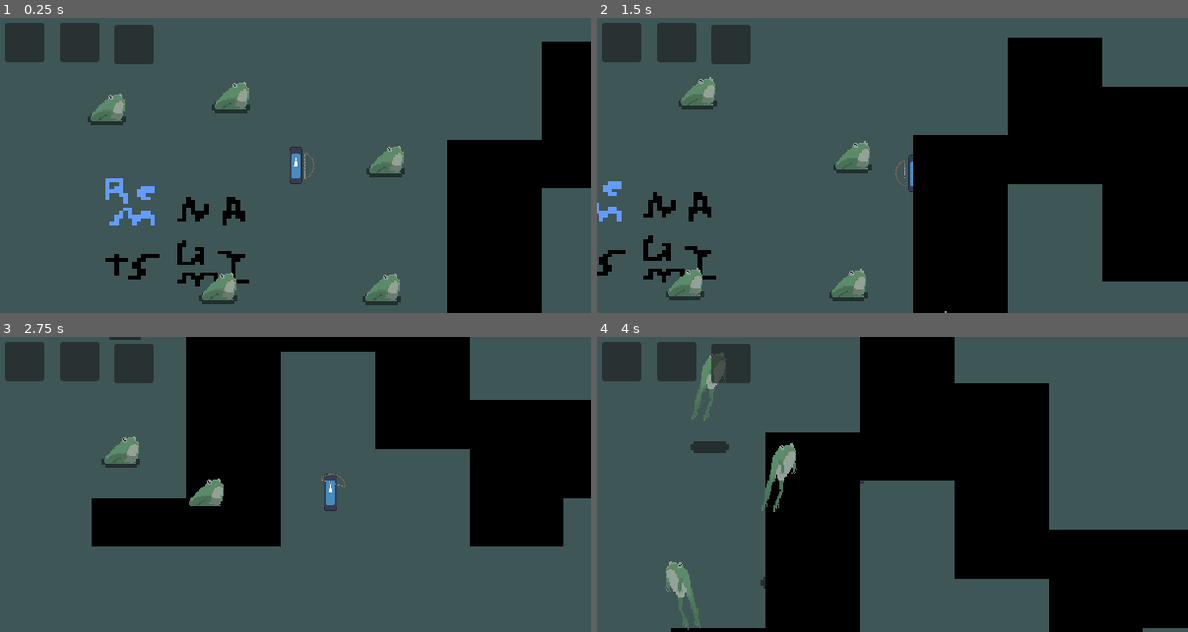
Above: before the commit, frames 1-4 (two rows, left to right).
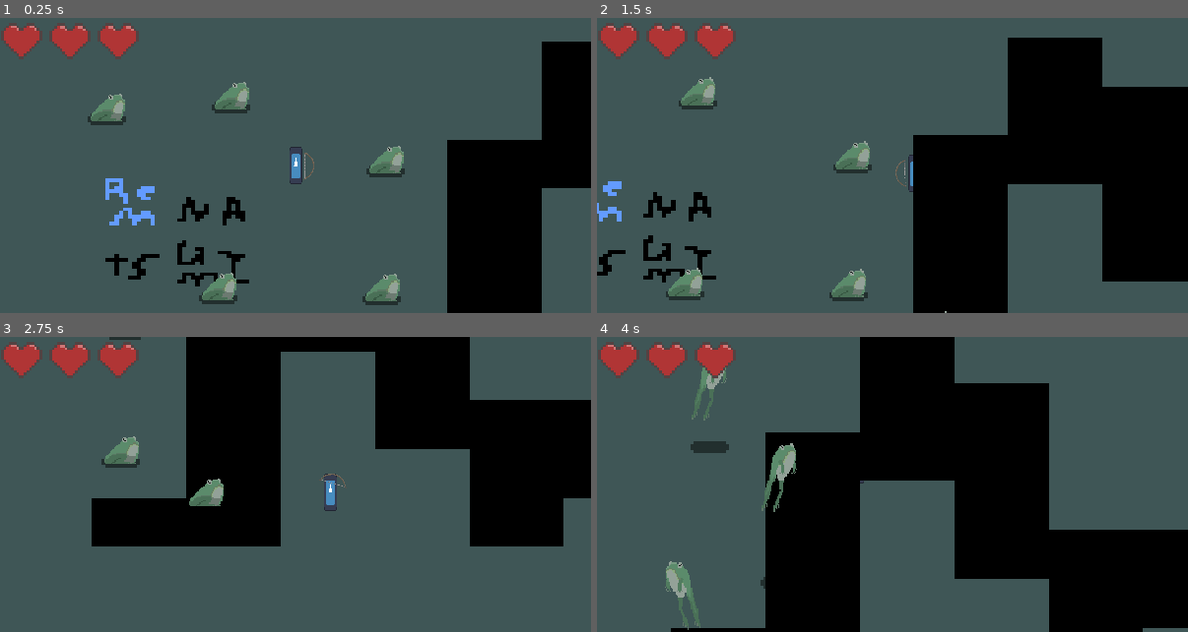
Above: after the commit, the same moments.

Repository: arrowira/miniJam200
Game: Godot game, scene res://Scenes/main.tscn
Same seed, same stepped clock (60 frames per second), same inputs: the game is played once before the commit and once after it. The engine's default icon, where the game draws it, is replaced by a stand-in: a white triangle on a blue panel in a dark square.
Inputs (mouse positions are in pixels of both pictures, inside the frame that each line leads up to):
- Up to frame 1 (0.25 s): no input
- Up to frame 2 (1.5 s): tap Enter at 0.5 s; move the mouse to (1022, 150) at 0.52 s; hold D (Right) 0.53-1.28 s; tap Shift (Dash) at 0.6 s; click (1022, 150) at 0.67 s; move the mouse to (774, 180) at 1.27 s; hold S (Down) from 1.28 s (still down); click (774, 180) at 1.35 s
- Up to frame 3 (2.75 s): move the mouse to (354, 419) at 2.02 s; release S (Down) at 2.03 s; hold D (Right) from 2.03 s (still down); tap Shift (Dash) at 2.1 s
- Up to frame 4 (4 s): move the mouse to (862, 543) at 2.77 s; release D (Right) at 2.78 s; hold W (Up) 2.78-3.53 s; click (862, 543) at 2.85 s; move the mouse to (1069, 528) at 3.52 s; hold A (Left) from 3.53 s (still down); tap Shift (Dash) at 3.6 s

The runs differ from the first frame. In frame 1, 2.9% of the frame differs, in the area x 0-26%, y 1-16%; in frame 2, 2.9%; in frame 3, 2.9%; in frame 4, 2.9%.

Commit message:
PlayerHealth

Diff:
--- /dev/null
+++ b/minijam-200/Scenes/HealthManager.gd
@@ -0,0 +1,16 @@
+extends CanvasLayer
+
+func UpdateHealth():
+	match get_parent().get_node("Player").PlayerHealth:
+		1:
+			$Health1.frame = 0
+			$Health2.frame = 1
+			$Health3.frame = 1
+		2:
+			$Health1.frame = 0
+			$Health2.frame = 0
+			$Health3.frame = 1
+		3:
+			$Health1.frame = 0
+			$Health2.frame = 0
+			$Health3.frame = 0
--- a/minijam-200/Scenes/frog.tscn
+++ b/minijam-200/Scenes/frog.tscn
@@ -1,11 +1,11 @@
-[gd_scene load_steps=5 format=3 uid="uid://b5m003mwhajx7"]
+[gd_scene load_steps=5 format=3 uid="uid://vx2bv1y7pogc"]
 
 [ext_resource type="Script" uid="uid://bvgnvbbu3jwcn" path="res://Scripts/frog.gd" id="1_85unm"]
 [ext_resource type="Texture2D" uid="uid://bwfwr1xenfsdj" path="res://shadow-1.png.png" id="2_c3muq"]
 [ext_resource type="Texture2D" uid="uid://cg4d80juakavq" path="res://Sprites/base frog spritesheet.png" id="3_c3muq"]
 
 [sub_resource type="RectangleShape2D" id="RectangleShape2D_c3muq"]
-size = Vector2(80, 39)
+size = Vector2(59, 62.99999)
 
 [node name="frog" type="Node2D"]
 
@@ -26,7 +26,8 @@
 hframes = 2
 
 [node name="CollisionShape2D" type="CollisionShape2D" parent="frogArea2D"]
-position = Vector2(4, 83.5)
+position = Vector2(14.499995, 71.49998)
+scale = Vector2(0.9999998, 0.9999998)
 shape = SubResource("RectangleShape2D_c3muq")
 
 [node name="jumpTimer" type="Timer" parent="frogArea2D"]
--- a/minijam-200/Scenes/main.tscn
+++ b/minijam-200/Scenes/main.tscn
@@ -1,8 +1,10 @@
-[gd_scene load_steps=4 format=3 uid="uid://dqlq65abvfvhe"]
+[gd_scene load_steps=6 format=3 uid="uid://dqlq65abvfvhe"]
 
 [ext_resource type="Texture2D" uid="uid://dp4rfoifvw87i" path="res://Sprites/Background.png" id="1_bo1nx"]
 [ext_resource type="PackedScene" uid="uid://dn0wyr0nn2y2q" path="res://Scenes/Player.tscn" id="1_jjgbg"]
 [ext_resource type="PackedScene" uid="uid://vx2bv1y7pogc" path="res://Scenes/frog.tscn" id="3_8gbba"]
+[ext_resource type="Texture2D" uid="uid://ckbqcxm0gsvwm" path="res://Sprites/Health.png" id="4_jjvhh"]
+[ext_resource type="Script" uid="uid://d01kyurrhj6hq" path="res://Scenes/HealthManager.gd" id="4_kry3j"]
 
 [node name="main" type="Node2D"]
 
@@ -55,21 +57,25 @@
 position = Vector2(86, 98)
 
 [node name="CanvasLayer" type="CanvasLayer" parent="."]
+script = ExtResource("4_kry3j")
 
-[node name="Panel3" type="Panel" parent="CanvasLayer"]
-offset_left = 116.0
-offset_top = 7.0
-offset_right = 156.0
-offset_bottom = 47.0
+[node name="Health1" type="Sprite2D" parent="CanvasLayer"]
+texture_filter = 2
+position = Vector2(21.8, 20.8)
+scale = Vector2(0.13, 0.13)
+texture = ExtResource("4_jjvhh")
+vframes = 2
 
-[node name="Panel2" type="Panel" parent="CanvasLayer"]
-offset_left = 61.0
-offset_top = 5.0
-offset_right = 101.0
-offset_bottom = 45.0
+[node name="Health2" type="Sprite2D" parent="CanvasLayer"]
+texture_filter = 2
+position = Vector2(71, 21)
+scale = Vector2(0.13, 0.13)
+texture = ExtResource("4_jjvhh")
+vframes = 2
 
-[node name="Panel" type="Panel" parent="CanvasLayer"]
-offset_left = 5.0
-offset_top = 5.0
-offset_right = 45.0
-offset_bottom = 45.0
+[node name="Health3" type="Sprite2D" parent="CanvasLayer"]
+texture_filter = 2
+position = Vector2(120, 21)
+scale = Vector2(0.13, 0.13)
+texture = ExtResource("4_jjvhh")
+vframes = 2
--- a/minijam-200/Scripts/PlayerMovement.gd
+++ b/minijam-200/Scripts/PlayerMovement.gd
@@ -9,6 +9,11 @@
 var Dashing = false
 var DashTime = 0
 var DashSpeed = 2
+
+var PlayerHealth = 3
+
+func _ready() -> void:
+	Damage(3)
 
 func _physics_process(delta: float) -> void:
 	z_index = global_position.y-12
@@ -61,3 +66,7 @@
 		$Sprite.self_modulate.a = 1
 
 	move_and_slide()
+
+func Damage(D):
+	PlayerHealth-=D
+	get_parent().get_node("CanvasLayer").UpdateHealth()
--- a/minijam-200/project.godot
+++ b/minijam-200/project.godot
@@ -48,7 +48,7 @@
 "events": [Object(InputEventKey,"resource_local_to_scene":false,"resource_name":"","device":-1,"window_id":0,"alt_press …(192 unchanged characters)…
 ]
 }
-space={
+Space={
 "deadzone": 0.2,
 "events": [Object(InputEventKey,"resource_local_to_scene":false,"resource_name":"","device":-1,"window_id":0,"alt_press …(191 unchanged characters)…
 ]
@@ -58,7 +58,7 @@
 "events": [Object(InputEventKey,"resource_local_to_scene":false,"resource_name":"","device":-1,"window_id":0,"alt_press …(195 unchanged characters)…
 ]
 }
-Space={
+space={
 "deadzone": 0.2,
 "events": [Object(InputEventKey,"resource_local_to_scene":false,"resource_name":"","device":-1,"window_id":0,"alt_press …(191 unchanged characters)…
 ]
Not shown, added: minijam-200/Scenes/HealthManager.gd.uid
Renamed: minijam-200/Scenes/parts.gd -> minijam-200/Scripts/parts.gd
Renamed: minijam-200/Scenes/parts.gd.uid -> minijam-200/Scripts/parts.gd.uid
Binary file added: minijam-200/Sprites/Health.png
Not shown, added: minijam-200/Sprites/Health.png.import
